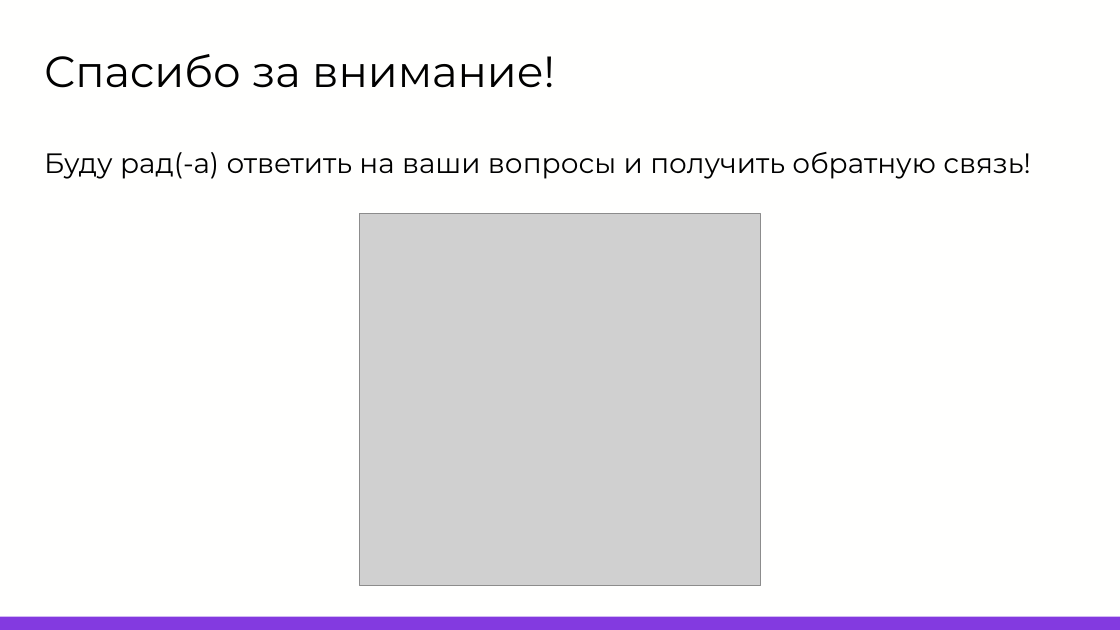
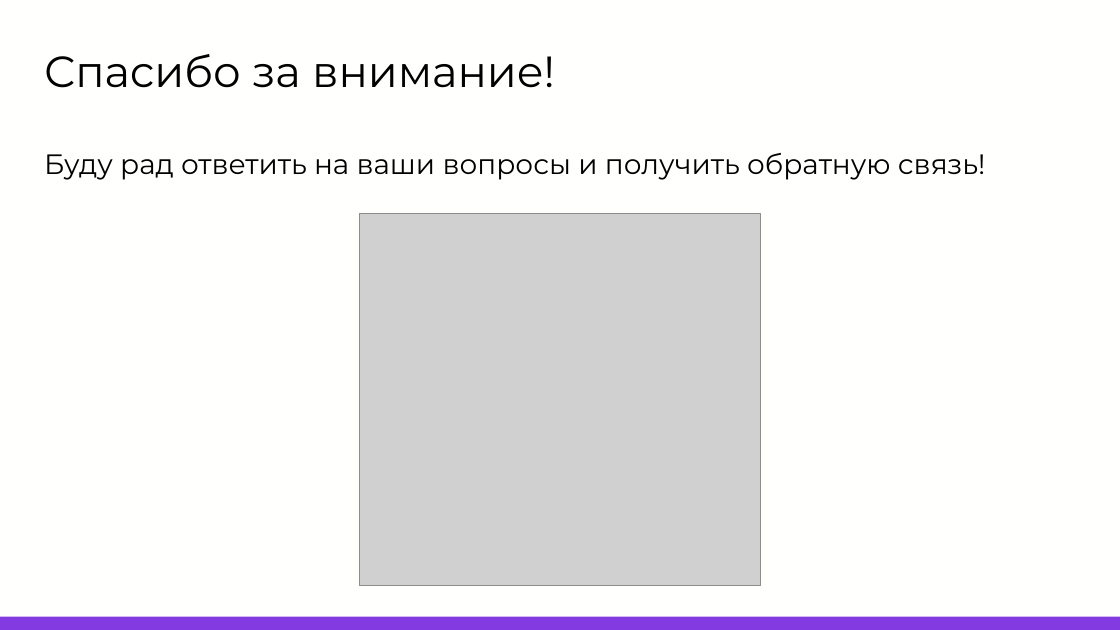
Before and after one commit to Spekushka/AlgoItog, a slide deck: slide 9 of резентация.pptx (slide 10 before the commit). Drawn at 1120x630 pixels with LibreOffice and Linux fonts; fonts in the diff are those of the drawing; grey boxes stand for pictures; background and template pictures are left out. Boxes give left, top, right and bottom in pixels: in the first picture for what was removed or moved away, otherwise in the second. Text is boxed around its words. In the diff, an @@ line names an element or a change of style, - is before the commit and + after.

```diff
--- a/резентация.pptx
+++ b/резентация.pptx
@@ text at (x1=44, y1=153, x2=985, y2=180): text changed @@
-Буду рад(-а) ответить на ваши вопросы и получить обратную связь!
+Буду рад ответить на ваши вопросы и получить обратную связь!
```
Also in this commit, not shown: 4 other slides changed, 1 slide removed.
